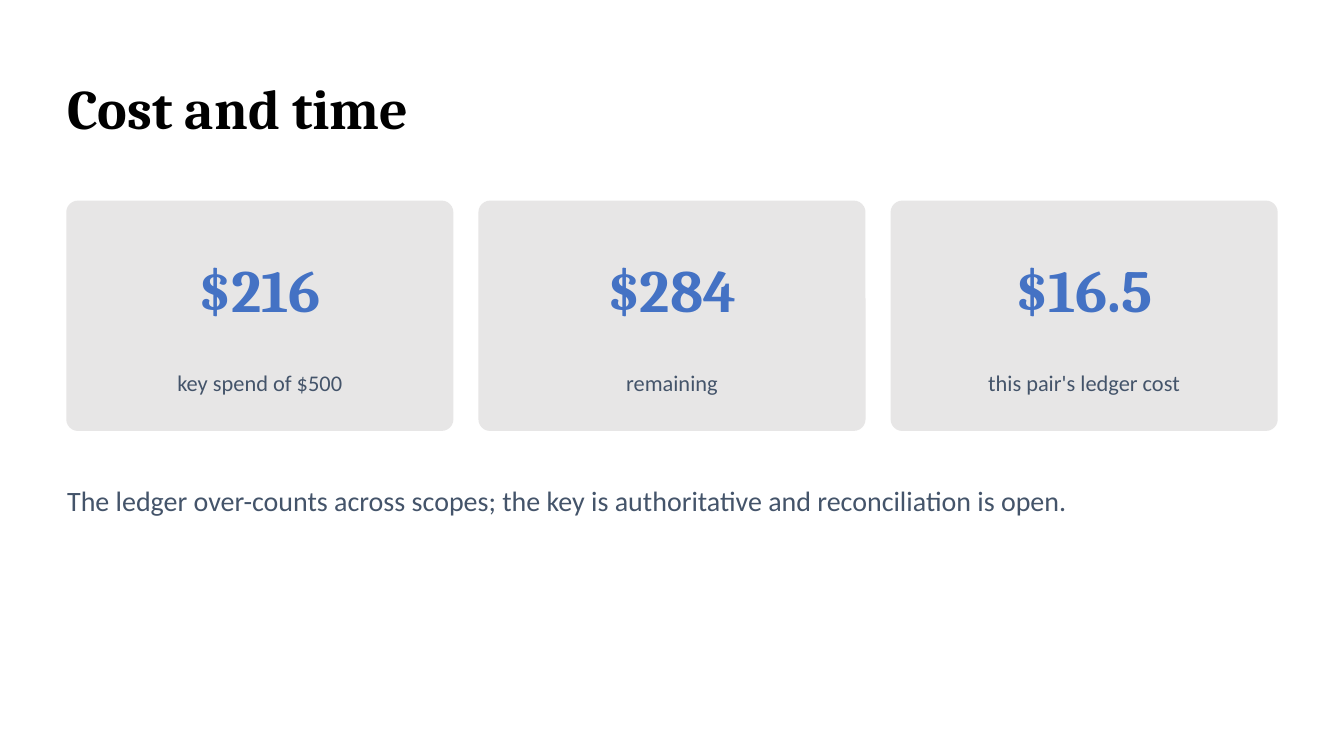
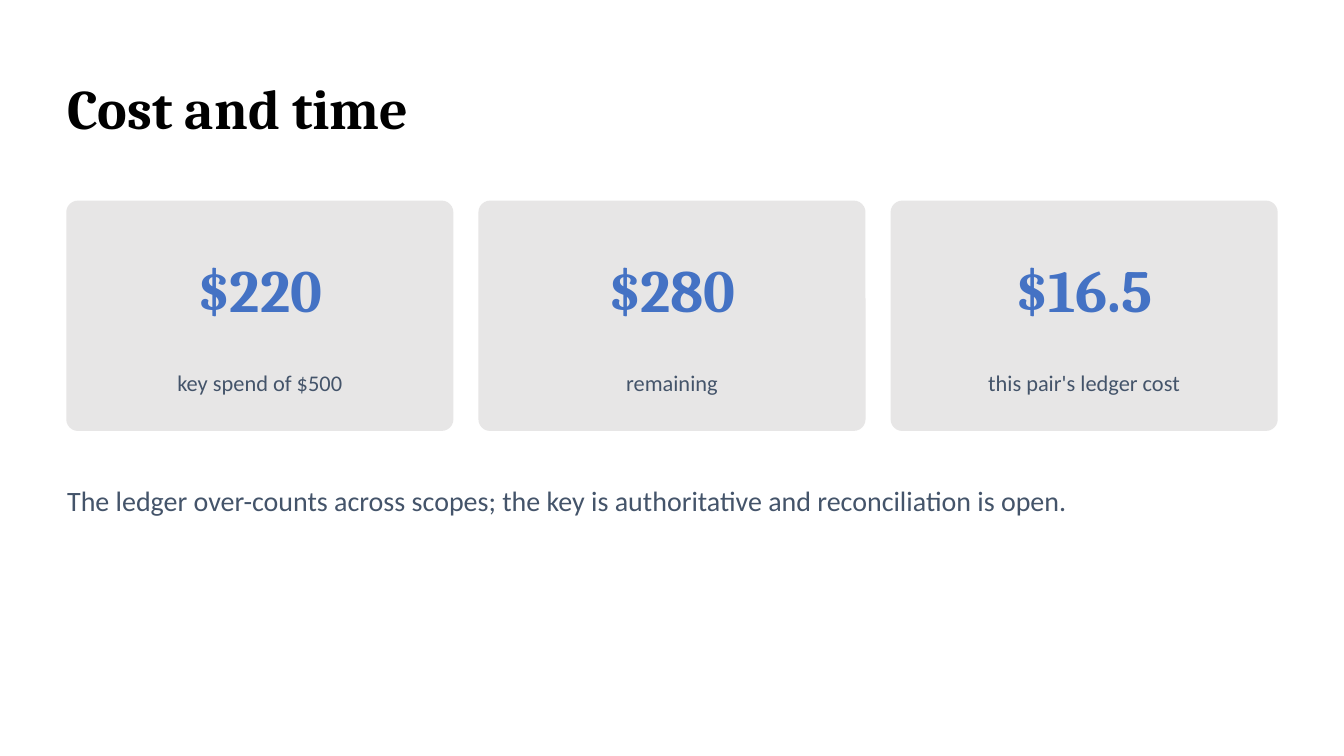
Before and after one commit to zignd/harbor-tbench-worktrial, a slide deck: slide 10 of docs/result/presentation.pptx. Drawn at 1344x756 pixels with LibreOffice and Linux fonts; fonts in the diff are those of the drawing. Boxes give left, top, right and bottom in pixels: in the first picture for what was removed or moved away, otherwise in the second. Text is boxed around its words. In the diff, an @@ line names an element or a change of style, - is before the commit and + after.

```diff
--- a/docs/result/presentation.pptx
+++ b/docs/result/presentation.pptx
@@ text at box(197, 267, 322, 317): text changed @@
-$216
+$220
@@ text at box(608, 267, 736, 317): text changed @@
-$284
+$280
```
Also in this commit, not shown: 2 other slides changed, 22 other files.
